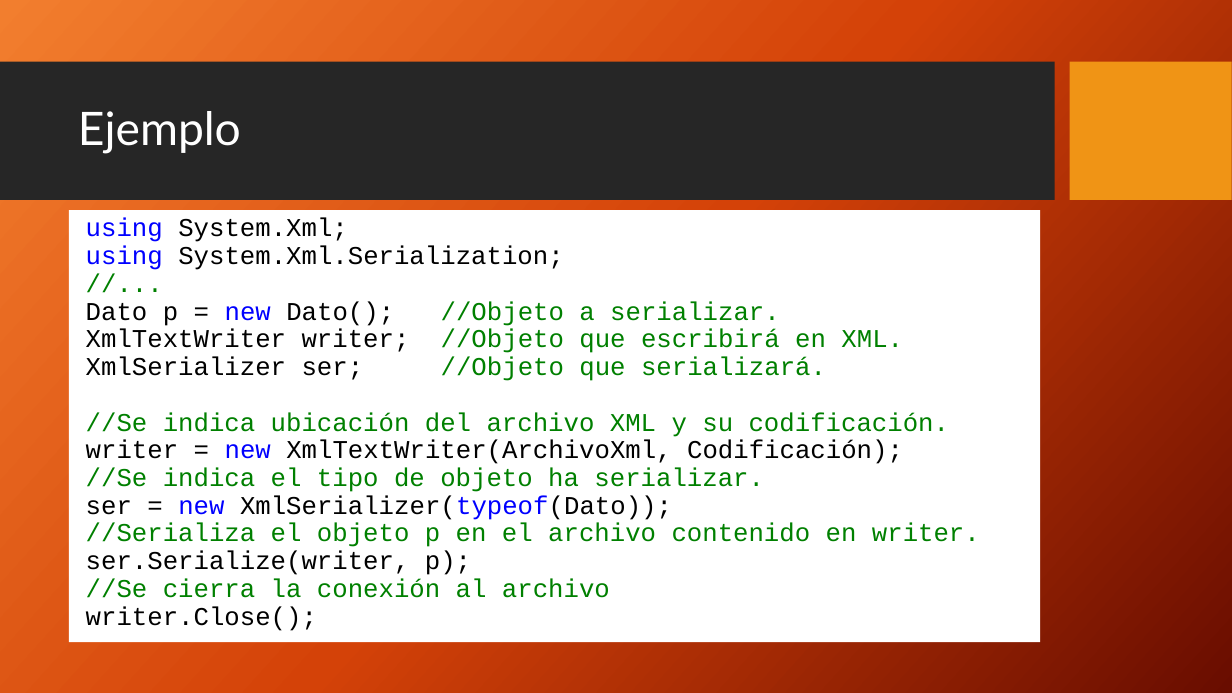
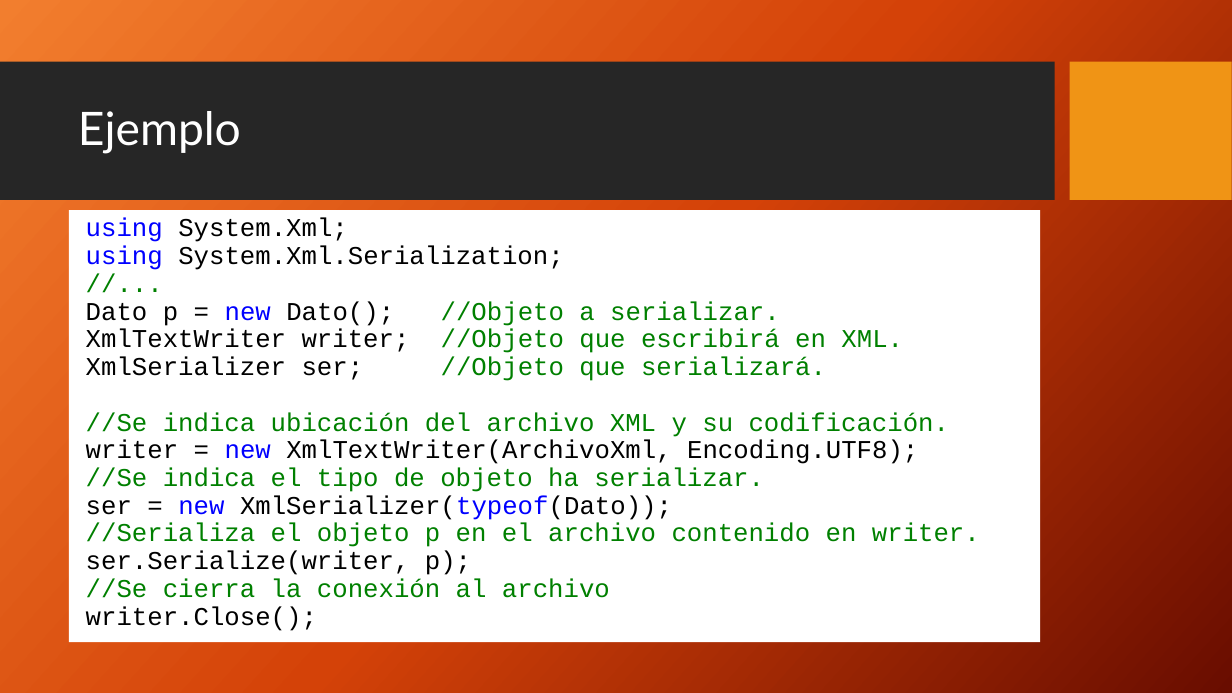
Before and after one commit to FedeDavila1984/utn_prog_y_lab_II, a slide deck: slide 10 of PPTs/ProgramacionII_Clase_19.2-2018.pptx. Drawn at 1232x693 pixels with LibreOffice and Linux fonts; fonts in the diff are those of the drawing; background and template pictures are left out. Boxes give left, top, right and bottom in pixels: in the first picture for what was removed or moved away, otherwise in the second. Text is boxed around its words. In the diff, an @@ line names an element or a change of style, - is before the commit and + after.

```diff
--- a/PPTs/ProgramacionII_Clase_19.2-2018.pptx
+++ b/PPTs/ProgramacionII_Clase_19.2-2018.pptx
@@ text in rectangle at [86, 439, 918, 464]: text changed @@
-writer = new XmlTextWriter(ArchivoXml, Codificación);
+writer = new XmlTextWriter(ArchivoXml, Encoding.UTF8);
```
Also in this commit, not shown: 2 other slides changed, 43 other files.
